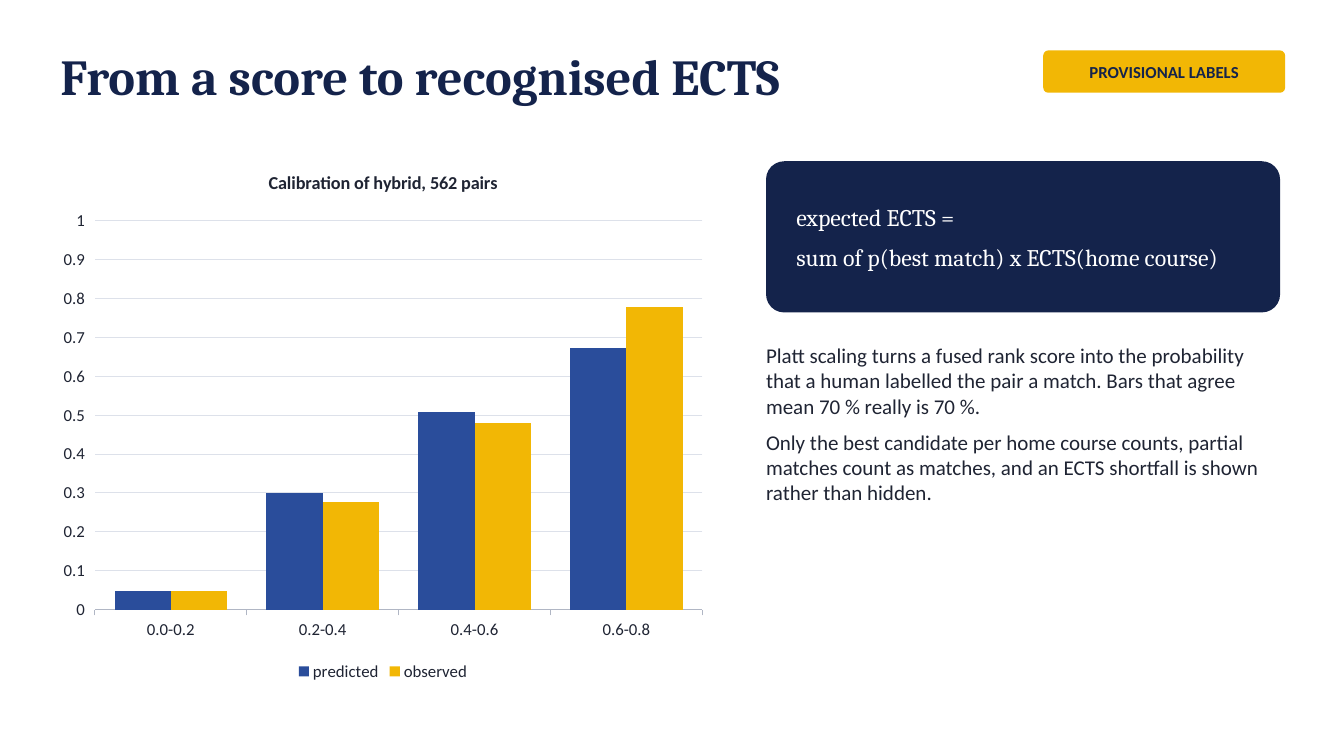
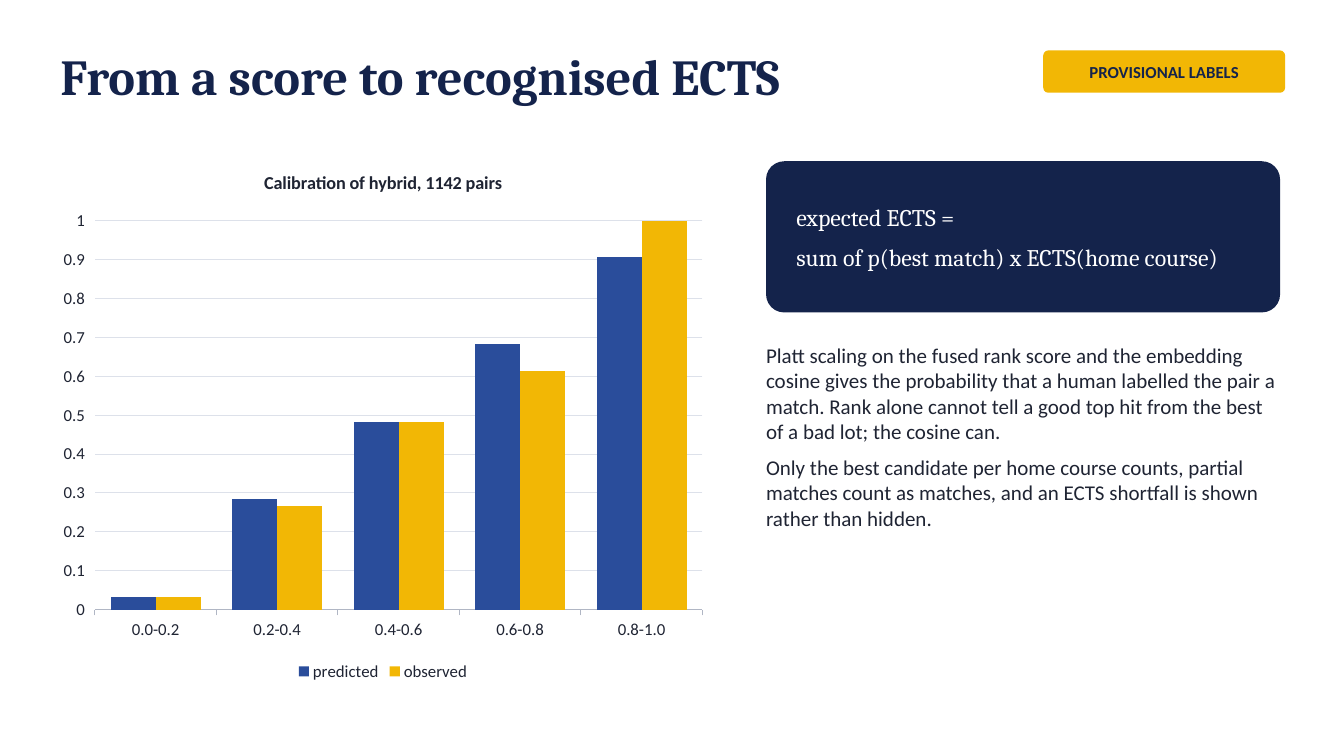
Before and after one commit to aleksandarhorvat/ErasmusGPT, a slide deck: slide 8 of docs/slides/erasmusgpt-defence.pptx. Drawn at 1344x756 pixels with LibreOffice and Linux fonts; fonts in the diff are those of the drawing. Boxes give left, top, right and bottom in pixels: in the first picture for what was removed or moved away, otherwise in the second. Text is boxed around its words. In the diff, an @@ line names an element or a change of style, - is before the commit and + after.

Commit message:
[A] calibrate on cosine as well as the fused score

```diff
--- a/docs/slides/erasmusgpt-defence.pptx
+++ b/docs/slides/erasmusgpt-defence.pptx
@@ column chart at box(50, 151, 716, 686) @@
@@ title "Calibration of hybrid, 562 pairs" to "Calibration of hybrid, 1142 pairs" @@
-categories: 0.0-0.2, 0.2-0.4, 0.4-0.6, 0.6-0.8
+categories: 0.0-0.2, 0.2-0.4, 0.4-0.6, 0.6-0.8, 0.8-1.0
-predicted: 0.05, 0.3, 0.51, 0.67
+predicted: 0.03, 0.28, 0.48, 0.68, 0.91
-observed: 0.05, 0.28, 0.48, 0.78
+observed: 0.03, 0.27, 0.48, 0.61, 1
@@ text at box(766, 348, 1275, 442): text changed @@
-Platt scaling turns a fused rank score into the probability that a human labelled the pair a match. Bars that agree mean 70 % really is 70 %.
+Platt scaling on the fused rank score and the embedding cosine gives the probability that a human labelled the pair a match. Rank alone cannot tell a good top hit from the best of a bad lot; the cosine can.
```
Also in this commit, not shown: 11 other files.
